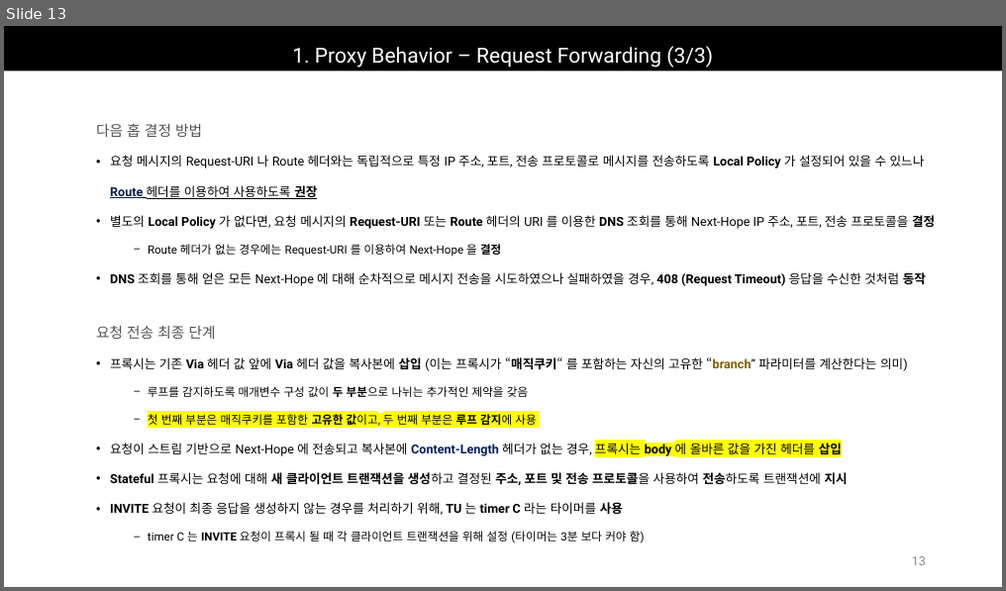
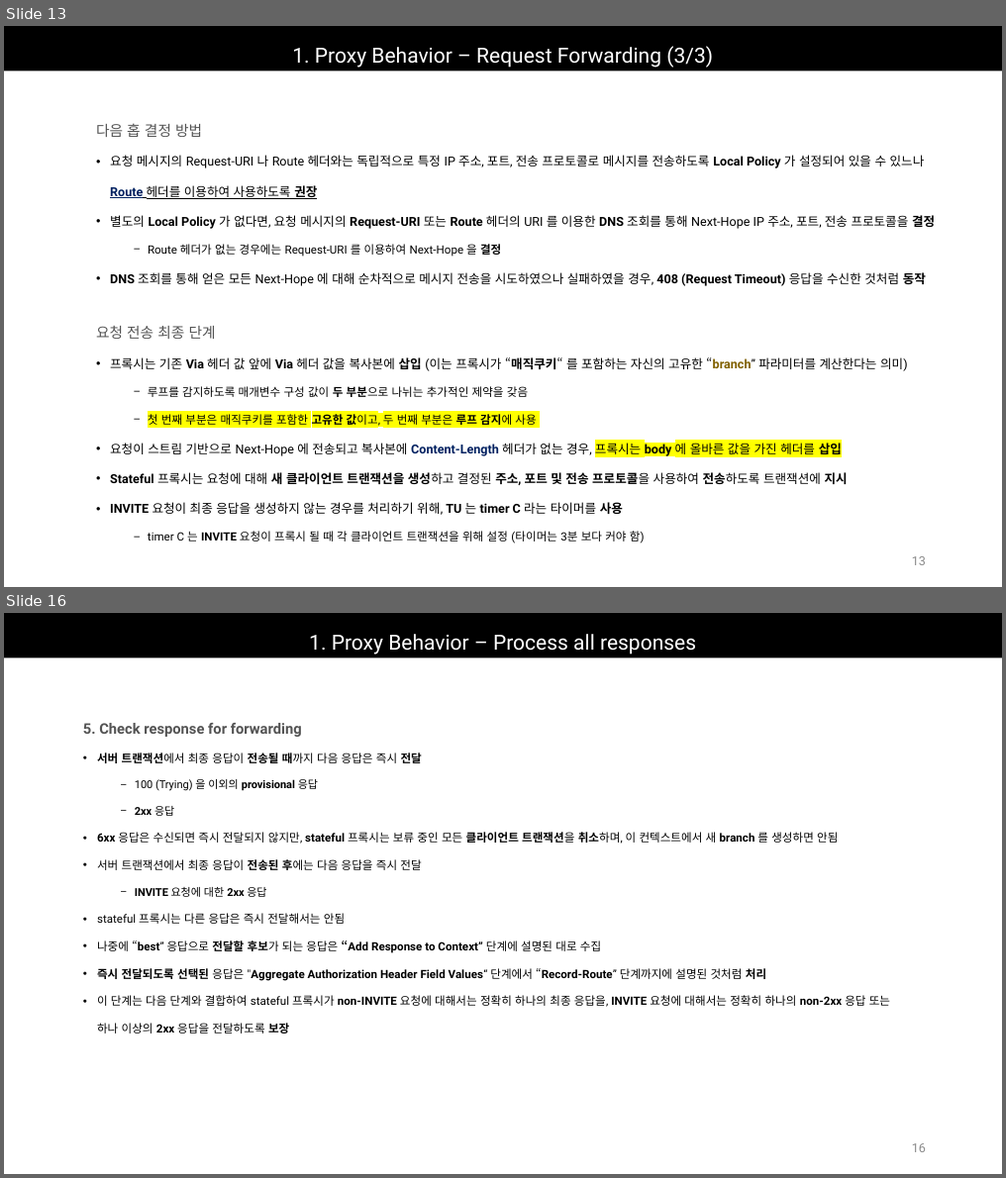
Before and after one commit to Epsilonely/SIP-Survey, a slide deck: 세미나 3차.pptx. Shown one above the other, each under a label of ours: slide 13 before the commit, slides 13 and 16 after it; the slides between them are not shown. The pictures are 1006x591 and 1006x1178 pixels, drawn with LibreOffice and Linux fonts; fonts in the diff are those of the drawing. Boxes give left, top, right and bottom in pixels: in the first picture for what was removed or moved away, otherwise in the second. Text is boxed around its words. In the diff, an @@ line names an element or a change of style, - is before the commit and + after.

```diff
--- a/세미나 3차.pptx
+++ b/세미나 3차.pptx
@@ slide 16 added at [4, 613, 1002, 1174], background #FFFFFF @@
@@ title added at [4, 613, 1002, 658], fill #000000, 20 pt, text #FFFFFF @@
+1. Proxy Behavior – Process all responses
@@ text added at [83, 723, 890, 1034], 11 pt, text #000000 @@
+5. Check response for forwarding
+• 서버 트랜잭션에서 최종 응답이 전송될 때까지 다음 응답은 즉시 전달
+  − 100 (Trying) 을 이외의 provisional 응답
+  − 2xx 응답
+• 6xx 응답은 수신되면 즉시 전달되지 않지만, stateful 프록시는 보류 중인 모든 클라이언트 트랜잭션을 취소하며, 이 컨텍스트에서 새 branch 를 생성하면 안됨
+• 서버 트랜잭션에서 최종 응답이 전송된 후에는 다음 응답을 즉시 전달
+  − INVITE 요청에 대한 2xx 응답
+• stateful 프록시는 다른 응답은 즉시 전달해서는 안됨
+• 나중에 “best” 응답으로 전달할 후보가 되는 응답은 “Add Response to Context” 단계에 설명된 대로 수집
+• 즉시 전달되도록 선택된 응답은 "Aggregate Authorization Header Field Values“ 단계에서 “Record-Route” 단계까지에 설명된 것처럼 처리
+• 이 단계는 다음 단계와 결합하여 stateful 프록시가 non-INVITE 요청에 대해서는 정확히 하나의 최종 응답을, INVITE 요청에 대해서는 정확히 하나의 non-2xx 응답 또는
+  하나 이상의 2xx 응답을 전달하도록 보장
@@ page number added at [912, 1144, 926, 1153], 12 pt, text #8C8C8C @@
+16
```
Also in this commit, not shown: 2 slides changed, 16 other slides added, 3 other files.
